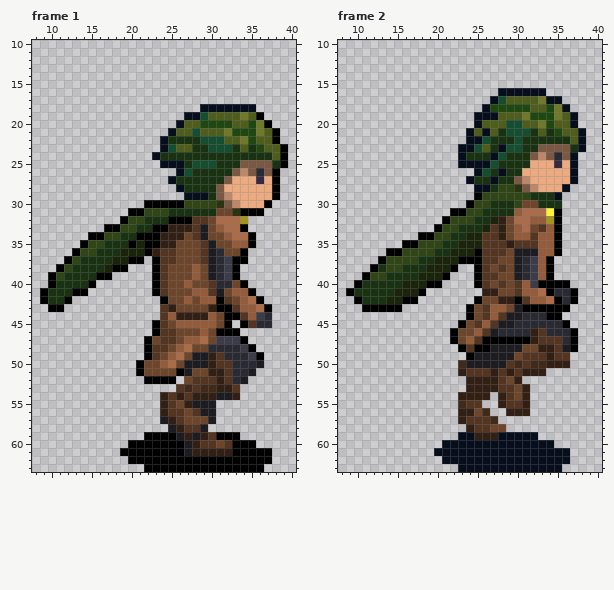
Pixel-art file: Game Arts/Ase Files/Pixo/characterjumpnewLong.ase. That is the earlier state.
64x64 pixels, 9 frames. Colours within 5 levels of each other are drawn and written as one. Shown: frame 1: x 8..40, y 10..63; frame 2: x 8..40, y 10..63. The commit also changed other frames, which this record leaves out.
And afterwards:
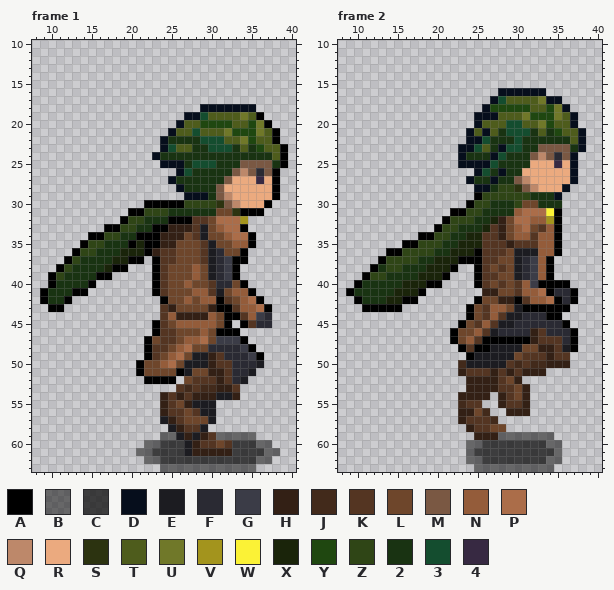
Palette (. is transparent): A #000000  B #0000007f  C #000000b3  D #060e1c  E #1c1c21  F #2a2a33  G #3b3c47  H #332015  J #422a1b  K #543522  L #6e462b  M #7a5843  N #945c3a  P #ab6d49  Q #bd886a  R #ebaa7f  S #2c3310  T #4e5c1c  U #707829  V #a3941d  W #fbf236  X #1a240a  Y #1f4710  Z #2f4516  2 #193312  3 #144d2f  4 #372942
Diff:
layer "Layer 3" added
--- frame 1, layers "Sprite Sheet", "Layer 3"
@@ x 8..40 @@
 58 .................EHKKE...........
-59 ..............AAAAEHEHKAAA.......
-60 ............AAAAAAAEHKKLKAAA.....
-61 ...........AAAAAAAAEHHHHHAAAAA...
-62 ............AAAAAAAAAAAAAAAAAA...
-63 ..............AAAAAAAAAAAAAAA....
+59 ................BBEHEHKBBBBB.....
+60 ..............BBCCCEHKKLKCCCBB...
+61 .............BBCCCCEHHHHHCCCCBB..
+62 ..............BBCCCCCCCCCCCCBB...
+63 ................BBBBBBBBBBBB.....
--- frame 2, layers "Sprite Sheet", "Layer 3"
@@ x 18..38 @@
 58 ......HKKLL..........
-59 .....DDHHHDDDDD......
-60 ...DDDDDDDDDDDDDD....
-61 ..DDDDDDDDDDDDDDDDD..
-62 ...DDDDDDDDDDDDDDDD..
-63 .....DDDDDDDDDDDDD...
+59 .......HHHBBBBBBB....
+60 ......BBCCCCCCCCBB...
+61 ......BCCCCCCCCCCB...
+62 ......BBCCCCCCCCBB...
+63 .......BBBBBBBBBB....
Where, in picture pixels (left, top, right, bottom), the same in both pictures:
changed: (120, 432, 280, 472)
changed: (434, 432, 570, 472)
